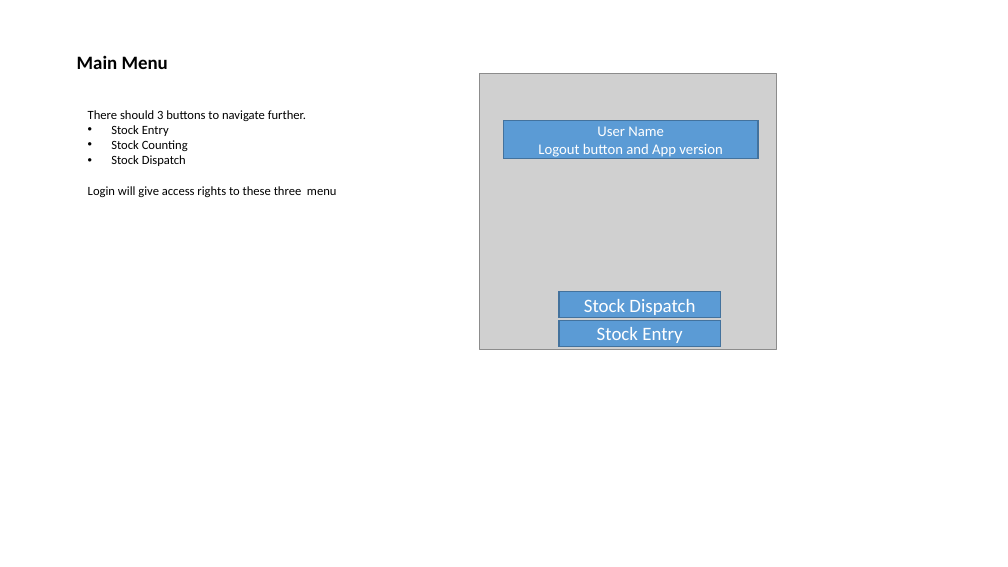
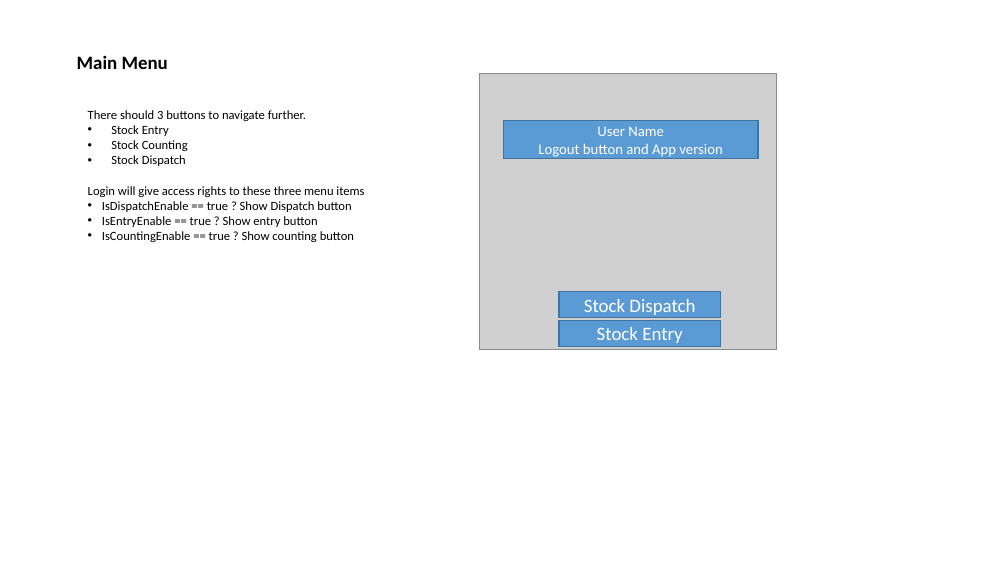
Before and after one commit to LNarendarReddy/InventoryControl, a slide deck: slide 2 of Requirements/NSRetail_Mobile_Requirements.pptx. Drawn at 1008x567 pixels with LibreOffice and Linux fonts; fonts in the diff are those of the drawing; grey boxes stand for pictures. Boxes give left, top, right and bottom in pixels: in the first picture for what was removed or moved away, otherwise in the second. Text is boxed around its words. In the diff, an @@ line names an element or a change of style, - is before the commit and + after.

```diff
--- a/Requirements/NSRetail_Mobile_Requirements.pptx
+++ b/Requirements/NSRetail_Mobile_Requirements.pptx
@@ text at <box>88,186,364,242</box>: text changed @@
-Login will give access rights to these three menu
+Login will give access rights to these three menu items
+• IsDispatchEnable == true ? Show Dispatch button
+• IsEntryEnable == true ? Show entry button
+• IsCountingEnable == true ? Show counting button
```
Also in this commit, not shown: 1 other slide changed, 2 slides added, 12 other files.
